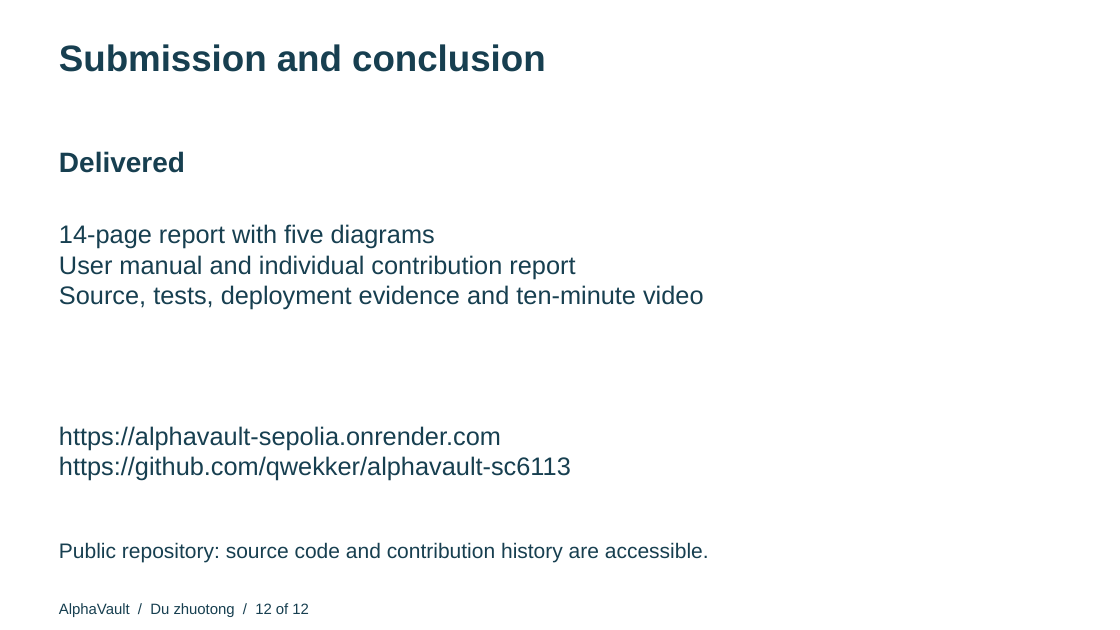
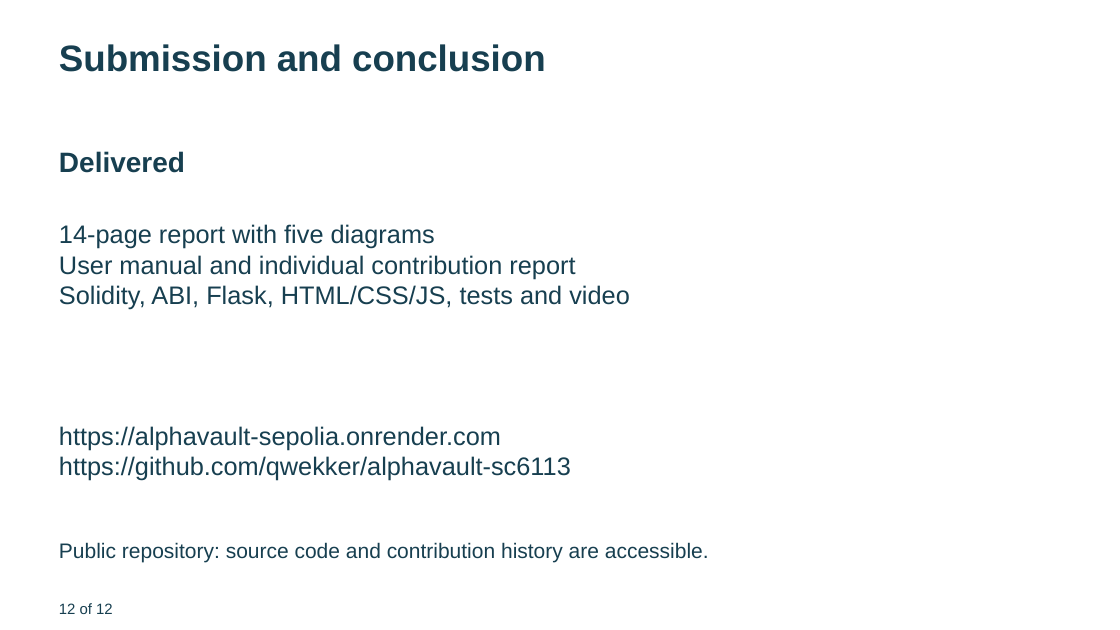
Before and after one commit to qwekker/alphavault-sc6113, a slide deck: slide 12 of submission/AlphaVault-Presentation.pptx. Drawn at 1120x630 pixels with LibreOffice and Linux fonts; fonts in the diff are those of the drawing. Boxes give left, top, right and bottom in pixels: in the first picture for what was removed or moved away, otherwise in the second. Text is boxed around its words. In the diff, an @@ line names an element or a change of style, - is before the commit and + after.

Commit message:
Align submission documents and software demo with Flask deployment

```diff
--- a/submission/AlphaVault-Presentation.pptx
+++ b/submission/AlphaVault-Presentation.pptx
@@ text at bbox=[59, 285, 630, 310]: text changed @@
-Source, tests, deployment evidence and ten-minute video
+Solidity, ABI, Flask, HTML/CSS/JS, tests and video
@@ text at bbox=[59, 603, 113, 614]: text changed @@
-AlphaVault / Du zhuotong / 12 of 12
+12 of 12
```
Also in this commit, not shown: 11 other slides changed, 29 other files.
